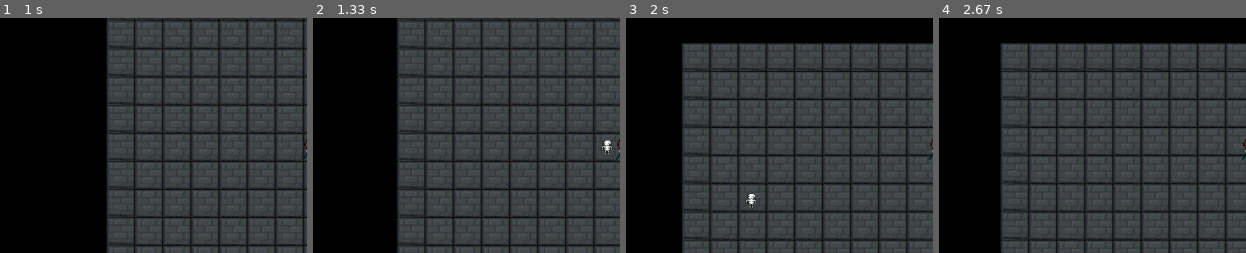
Above: before the commit, frames 1-4 (left to right).
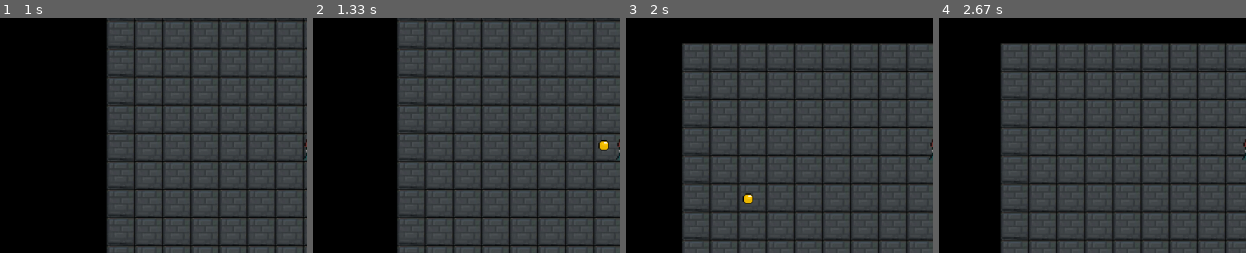
Above: after the commit, the same moments.

Repository: AmirHai/PyGameProject
Game: pygame game, started from classes/main.py
Same seed, same stepped clock (60 frames per second), same inputs: the game is played once before the commit and once after it.
Inputs (mouse positions are % of the whole screen's width and height, from its top left):
- Up to frame 1 (1 s): click (51, 9) at 0.38 s; hold D from 0.67 s (still down)
- Up to frame 2 (1.33 s): release D at 1.13 s; click (20, 47) at 1.22 s
- Up to frame 3 (2 s): hold W 1.5-1.8 s; hold D from 1.83 s (still down)
- Up to frame 4 (2.67 s): release D at 2.3 s; hold A from 2.33 s (still down)
The pictures show only the part of the screen within x 4-54%, y 19-69%; the shares and areas given below are measured in that part.

Frame 1 is identical in both runs. In frame 2, 0.2% of the frame differs, in the area x 92-98%, y 51-58%; in frame 3, 0.2%; in frame 4, nothing differs.

Commit message:
убрал копипаст, добавил картинку пули, откорректировал ее размеры

Diff:
--- a/classes/AllConstants.py
+++ b/classes/AllConstants.py
@@ -11,3 +11,4 @@
 CENTER = (620, 340)
 PIXELSIZE = 40
 ROOMSIZE = 15
+BULLETSIZE = (15, 15)
--- a/classes/Bullet.py
+++ b/classes/Bullet.py
@@ -6,7 +6,7 @@
     def __init__(self, group, pos):
         super().__init__(group)
         self.lenght = (pos[0] - CENTER[0] - PIXELSIZE * 0.5, pos[1] - CENTER[1] - PIXELSIZE * 0.5)
-        self.image = pygame.transform.scale(load_image('enemy.png'), (PIXELSIZE * 0.5, PIXELSIZE * 0.5))
+        self.image = pygame.transform.scale(load_image('bullet.png'), BULLETSIZE)
         self.mask = pygame.mask.from_surface(self.image)
         self.rect = self.image.get_rect()
         self.rect = self.rect.move(CENTER[0] + PIXELSIZE * 0.25, CENTER[1] + PIXELSIZE * 0.25)
--- a/classes/GameProcess.py
+++ b/classes/GameProcess.py
@@ -26,19 +26,16 @@
                 bullet = Bullet(bullets_sprites, event.pos)
             if event.type == pygame.KEYDOWN and event.key == pygame.K_ESCAPE:
                 menu_init()
+        PlayerSpeed = [0.0, 0.0]
         camera.update(0, 0)
-        if allkeys[0]:
-            gmap.MainHeroPosition = [gmap.MainHeroPosition[0], gmap.MainHeroPosition[1] - 0.1]
-            camera.update(0, 4)
-        if allkeys[1]:
-            gmap.MainHeroPosition = [gmap.MainHeroPosition[0], gmap.MainHeroPosition[1] + 0.1]
-            camera.update(0, -4)
-        if allkeys[2]:
-            gmap.MainHeroPosition = [gmap.MainHeroPosition[0] - 0.1, gmap.MainHeroPosition[1]]
-            camera.update(4, 0)
-        if allkeys[3]:
-            gmap.MainHeroPosition = [gmap.MainHeroPosition[0] + 0.1, gmap.MainHeroPosition[1]]
-            camera.update(-4, 0)
+
+        for i, bol in enumerate(allkeys):
+            if bol:
+                PlayerSpeed[i // 2 - 1] += 0.1 * (-1) ** (i % 2)
+                gmap.MainHeroPosition = [gmap.MainHeroPosition[0] + PlayerSpeed[0],
+                                         gmap.MainHeroPosition[1] + PlayerSpeed[1]]
+
+        camera.update(round(PlayerSpeed[0] * 40), round(PlayerSpeed[1] * 40))
         for i in bullets_sprites:
             i.update()
             for j in gmap.allWalls:
Binary file added: classes/data/bullet.png
